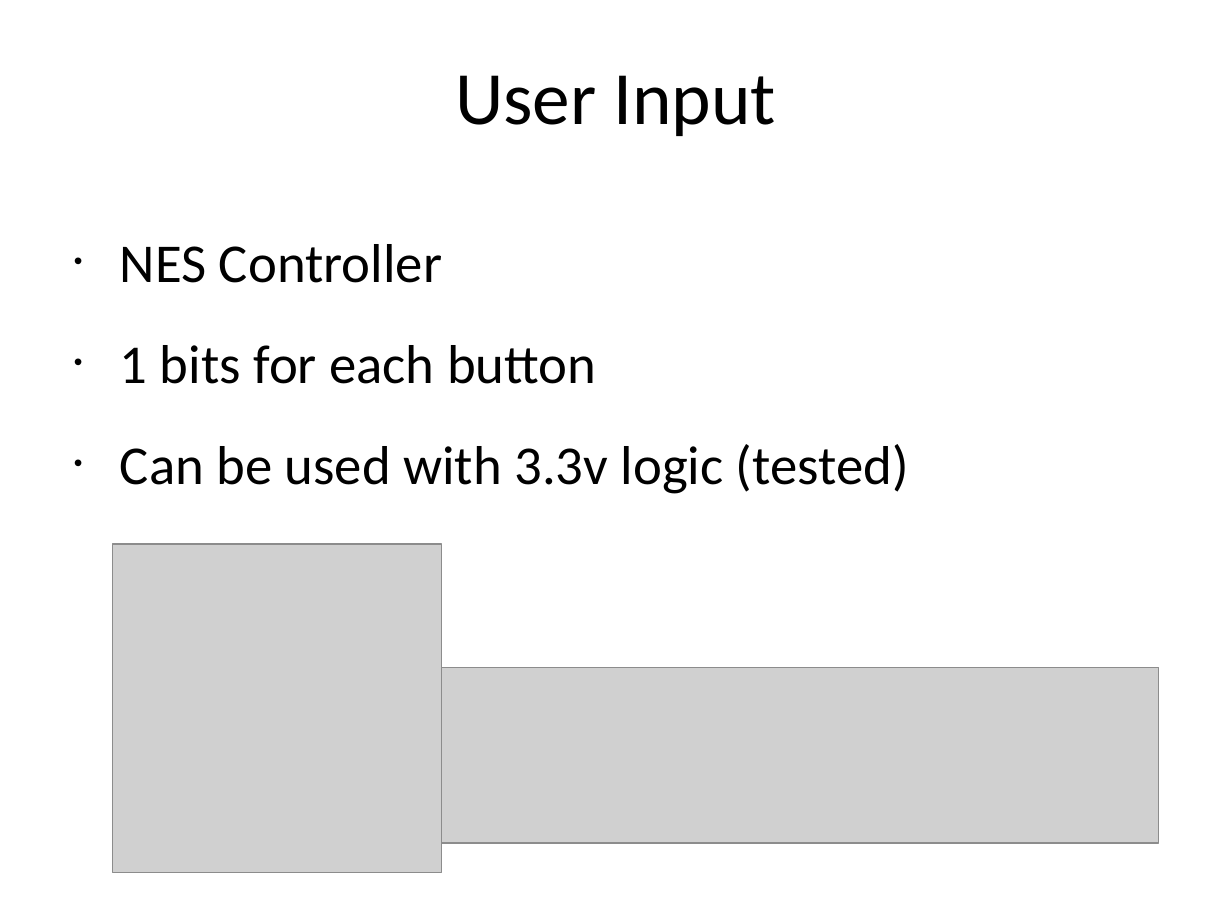
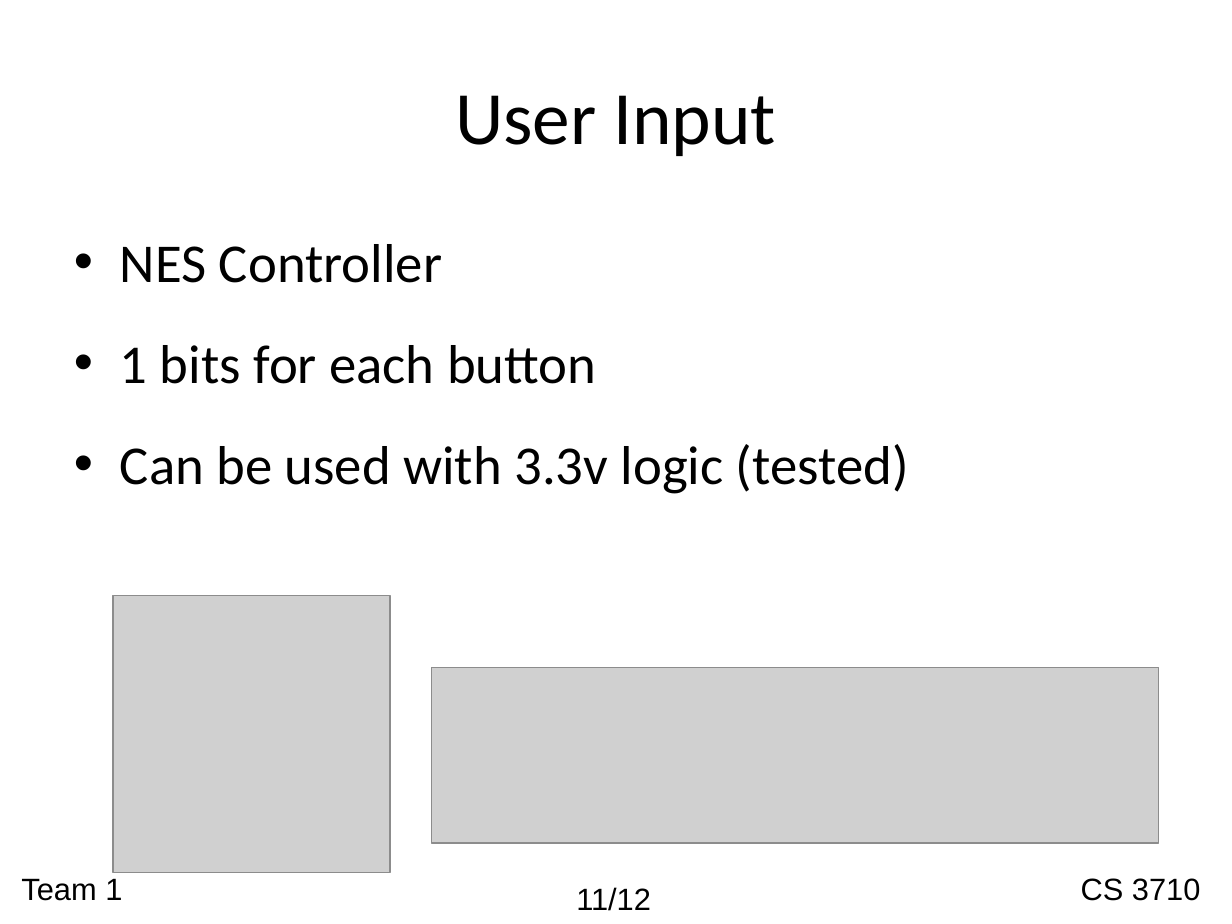
Before and after one commit to nachtluce/3710-Project, a slide deck: slide 11 of documentation/cs3710_presentation.ppt. Drawn at 1232x924 pixels with LibreOffice and Linux fonts; fonts in the diff are those of the drawing; grey boxes stand for pictures; background and template pictures are left out. Boxes give left, top, right and bottom in pixels: in the first picture for what was removed or moved away, otherwise in the second. Text is boxed around its words. In the diff, an @@ line names an element or a change of style, - is before the commit and + after.

```diff
--- a/documentation/cs3710_presentation.ppt
+++ b/documentation/cs3710_presentation.ppt
@@ title "User Input" at (455, 95, 776, 156): vertical alignment top to middle @@
@@ picture: place and size @@
-picture at (113, 545, 442, 873)
+picture at (113, 595, 391, 872)
@@ text added at (21, 878, 122, 901), 18 pt, text #000000 @@
+Team 1
@@ text added at (576, 887, 651, 911), 18 pt, text #000000 @@
+11/12
@@ text added at (1081, 878, 1200, 901), 18 pt, text #000000 @@
+CS 3710
```
Also in this commit, not shown: 10 other slides changed, 2 slides added, 1 slide removed.
